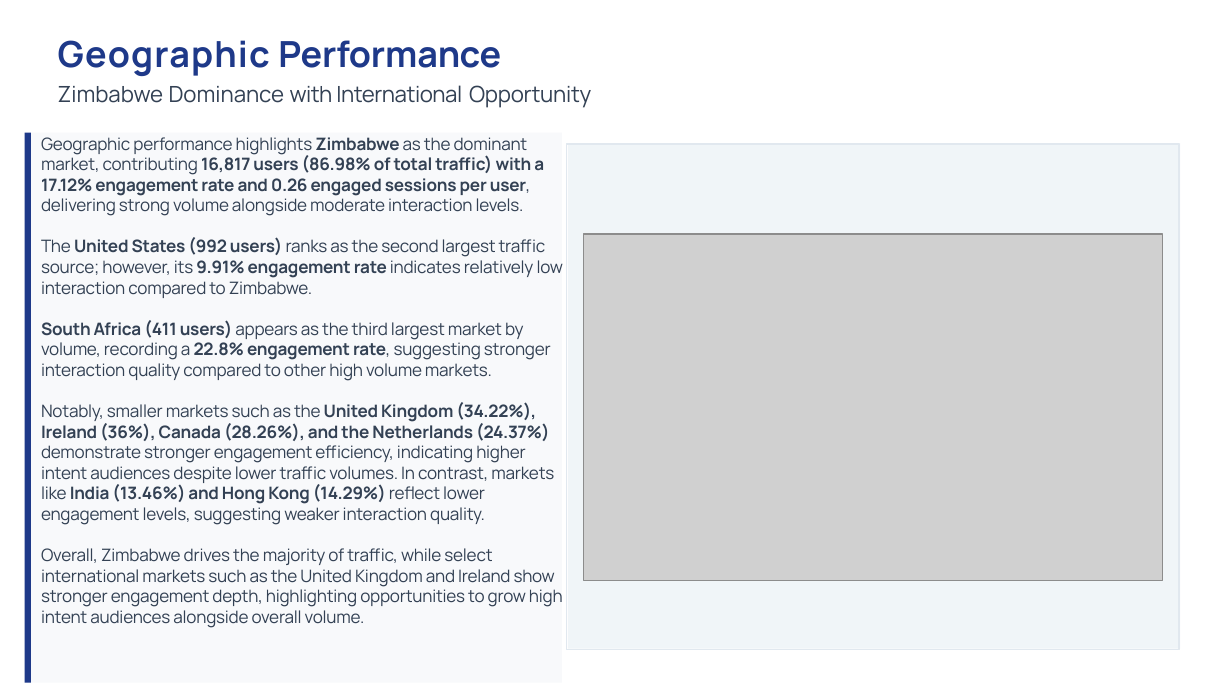
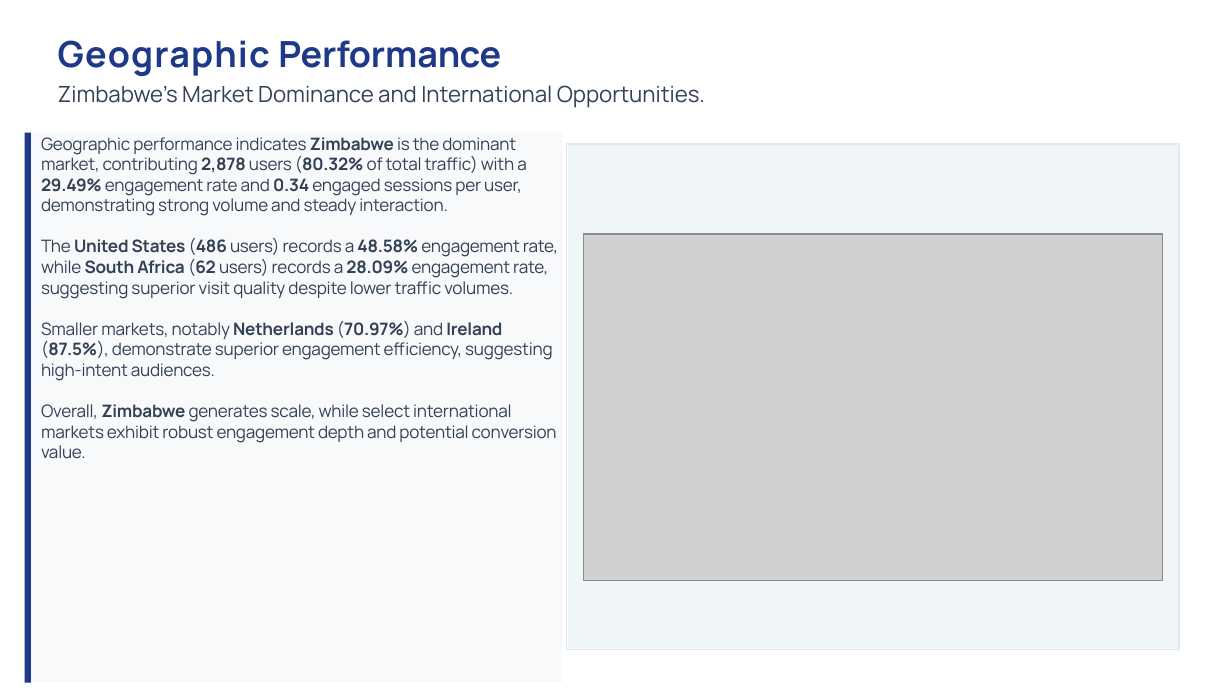
Before and after one commit to Rakinzi/reports, a slide deck: slide 5 of src/reports/report-templates/new/Econet Infraco March Website Report.pptx (slide 4 before the commit). Drawn at 1232x694 pixels with LibreOffice and Linux fonts; fonts in the diff are those of the drawing; grey boxes stand for pictures. Boxes give left, top, right and bottom in pixels: in the first picture for what was removed or moved away, otherwise in the second. Text is boxed around its words. In the diff, an @@ line names an element or a change of style, - is before the commit and + after.

```diff
--- a/src/reports/report-templates/new/Econet Infraco March Website Report.pptx
+++ b/src/reports/report-templates/new/Econet Infraco March Website Report.pptx
@@ title at (x1=58, y1=85, x2=705, y2=107): text changed @@
-Zimbabwe Dominance with International Opportunity
+Zimbabwe's Market Dominance and International Opportunities.
@@ text at (x1=41, y1=137, x2=558, y2=459): text changed @@
-Geographic performance highlights Zimbabwe as the dominant market, contributing 16,817 users (86.98% of total traffic) with a 17.12% engagement rate and 0.26 engaged sessions per user, delivering strong volume alongside moderate interaction levels.
-The United States (992 users) ranks as the second largest traffic source; however, its 9.91% engagement rate indicates relatively low interaction compared to Zimbabwe.
-South Africa (411 users) appears as the third largest market by volume, recording a 22.8% engagement rate, suggesting stronger interaction quality compared to other high volume markets.
-Notably, smaller markets such as the United Kingdom (34.22%), Ireland (36%), Canada (28.26%), and the Netherlands (24.37%) demonstrate stronger engagement efficiency, indicating higher intent audiences despite lower traffic volumes. In contrast, markets like India (13.46%) and Hong Kong (14.29%) reflect lower engagement levels, suggesting weaker interaction quality.
-Overall, Zimbabwe drives the majority of traffic, while select international markets such as the United Kingdom and Ireland show stronger engagement depth, highlighting opportunities to grow high intent audiences alongside overall volume.
+Geographic performance indicates Zimbabwe is the dominant market, contributing 2,878 users (80.32% of total traffic) with a 29.49% engagement rate and 0.34 engaged sessions per user, demonstrating strong volume and steady interaction.
+The United States (486 users) records a 48.58% engagement rate, while South Africa (62 users) records a 28.09% engagement rate, suggesting superior visit quality despite lower traffic volumes.
+Smaller markets, notably Netherlands (70.97%) and Ireland (87.5%), demonstrate superior engagement efficiency, suggesting high-intent audiences.
+Overall, Zimbabwe generates scale, while select international markets exhibit robust engagement depth and potential conversion value.
```
Also in this commit, not shown: 6 other slides changed, 5 slides added, 2 other files.
